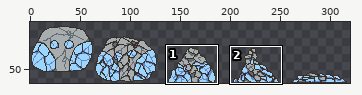
A sprite sheet gets an edit: TGS2024/images/Enemy/LongLegs.png. Above: a wide view before the commit, with the close-up outlined.
Close-up. As it was:
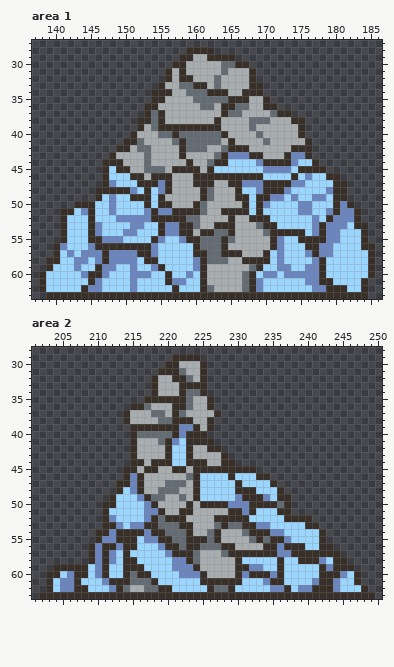
The file is 320x64 pixels. Pixels under 10% opacity are left out. Colours within 5 levels of each other are drawn and written as one. Shown: area 1: x 137..186, y 27..63; area 2: x 201..250, y 28..63. The wide view leaves out empty margins. The commit also changed other parts of the picture, which this record leaves out.
And afterwards:
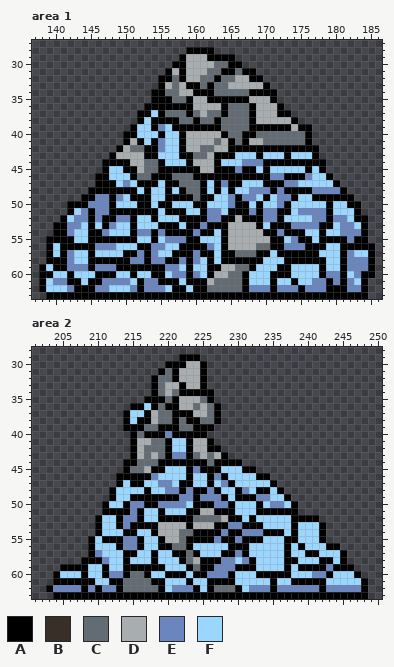
Palette (. is transparent): A #000000  B #372f28  C #636c72  D #a8adb0  E #6b85bf  F #9bd6ff
Diff:
Changed rows in their new state; - is an unchanged pixel.
Area 1:
first column x 138:
28 ---------------------AAAA-----------------------
29 --------------------AD--AAAA--------------------
30 -------------------AA----C-AA.------------------
31 ------------------A-A---CCAACAA-----------------
32 -----------------AACAD-CCACC--AA----------------
33 -----------------A-CDAACA-C---DDA---------------
34 ----------------AACC-DAAACCCCCAAAA--------------
35 ----------------AAACCADDAAAAAA--DA--------------
36 ---------------AAAAAAA-DD-AC--A-DDA-------------
37 --------------AAFACCCAC-CCA--CA--DAA------------
38 --------------AFAAAACCACCACCCCADD---A.----------
39 -------------AFFAEFAAAAAAACCCCAAAAAA-AA---------
40 ------------AAFFFAFFADDDDDACCAA-CCCCCCA---------
41 ------------ADAFAEFFADDDD--ACA---CCCCCA---------
42 -----------ADC-AAEFFADD-C-DAAAAAAAAAAAAA--------
43 ----------A----AAFFFAACC-AAAFFFAFFFAFFFA--------
44 ---------AAAA---CAFFFA--DAF--EE-AAAAAAAAA-------
45 ---------A-FAA---AAAAAA-DAAAEAA-AFFF-FAFA-------
46 --------AA---ACCAAACCCAAAAAAAAAAAEEAAA---A.-----
47 --------AAA-E-AAAFAACCCAFAEAAFFFAAAE-F----A.----
48 -------AAAAAAA-A-FAFACCAFAFAF-E-EAEAAAAEE-EA----
49 ------AAEEAE-AAA-FAAAACAAFFEAEEFAF-EA--AAAAAA---
50 ----AAAEEEA---AA-AAFFFAAFFFEAA-AF-EA-FF--AFFAA--
51 ---.A--AEEAAAAAAAFAAAFFAEEFAAAEAEEAA---EEAFFFA--
52 ---A-EEAEAA--AFFAFFFAAAAEEAA-AAAEEA-----EA--FAA-
53 --AAEE-AFAE--AF--AAAFAAEAAAD---AFAAAEEE-AAF-EFA-
54 --AAE--AAE--FAEEAEAAAAEAAFAD----AAEAAA-FAFFEEEA-
55 -AAAA--AAAAAAA--AFEE-AAFFFAD-----AA-EAAFAAAAEAA-
56 -AFAAAAAEEEFFFAA-E--AAAAEFA----CCAAEEEAAAF-AAAAA
57 -AFA--FAFFFFAAEA---AAAEAAFAACCCAA-AAAAAAFF-AE--A
58 -AAAEFFAAAAAA-EAEEAAEA-FAFAAAAAAF-FAAAAAA--AEEEA
59 AFAAE-EAE--AAAAAAAEE-AFFAA--CCAF--AA--FFA--AEEEA
60 AA--A-FFAAA--AFFAAFEEAEFA--CCAF-FAAAFFFFAEEA-EAA
61 A-EEAA-AAEEEEFAEEAAAFAAA-CCCCAFF-A--A-F-EAEAE-A-
62 A---EAAA-E----AEEE-AA-AA-CCCCAE-EAEEEAE--AAAEEA-
63 -AAAAAAAAAAAAAAAAAAAAAAAAAAAAAAAAAAAAAAAAAAAAAA-
Area 2:
first column x 202:
29 -------------------.AAA-------------------------
30 ------------------AAA--A------------------------
31 -----------------ACAD--A------------------------
32 ----------------ACCADD-A------------------------
33 ----------------AC--ADDA------------------------
34 ----------------AC-CAAAAA-----------------------
35 ---------------AAACADD-CA-----------------------
36 -------------AAFACAADDC-CA----------------------
37 ------------AFFAD-CAAA--CA----------------------
38 ------------AFAA---ACAACCA----------------------
39 ------------AAACCAAACCAAA-----------------------
40 -------------A-AAAEAAAAA------------------------
41 -------------A--C-AF-ADDA-----------------------
42 -------------A-CCCA--A--AA----------------------
43 -------------A-C-CAEEAC-C-A---------------------
44 ------------AACCCAAAAAAACAAAA-------------------
45 ------------ACCDAAFFFAEAAAFFFAA-----------------
46 -----------AAAAAEFFFFAF-AEAF---AA---------------
47 -----------AFAAFFEEFAAF-A-EAF----A--------------
48 ----------AF-FFAFFEEAEAAEA--AEFAA-A-------------
49 ----------A--AAAAAAAEEAEEEA-AAAE--FA------------
50 ---------AF-AEEAAEEEEFAAAEEAFFFAFEEFA-----------
51 ---------AAAAEAFFAFFFAA--AAAFFFAAAAAA-----------
52 --------AFFAEEAFFAAAAACCCCDAAFA----FAAAA--------
53 --------AFFAEAAAADDDDA---AAEEAAAF---A-FFA-------
54 --------AFFFAAFFADDD-CAAAAEAAEEEAAA-A---A-------
55 -------AFAAAEEAFFADD-AAAAEAAEAAAFFFAA---A-------
56 -------AFFFAEEA--AAC-AFFFFFAAAFFFFFAFA--FAA-----
57 -------A-FF-AA--A-FAACAFFFAAEAFFFFFAFFAAFFFA----
58 ------AAAEF-AF--A--FACDAAAEEFEA---FAAFFFAAFA----
59 --.AAAA-FA--AAAAAA-FFACAAEEEAAAF--FA-AAAA-AAA---
60 -.A-FFA-FAEEA-CA--AAAFAAEEEAFFFAAAAA---EEAFF-A--
61 -.AAAAAA-FAAC---AA---A-FAAAAF---FAF-AAAAAFF--FA-
62 -AE--EAEAE-A-CC--AFEEEA-A--CA-EEEA-EE--EAE-EEEA-
63 ..AAAAAAAAAAAAAAAAAAAAAAAAAAAAAAAAAAAAAAAAAAAAA.
Where, in picture pixels (left, top, right, bottom), the same in both close-ups:
changed: (39, 47, 375, 299)
changed: (39, 354, 375, 599)
